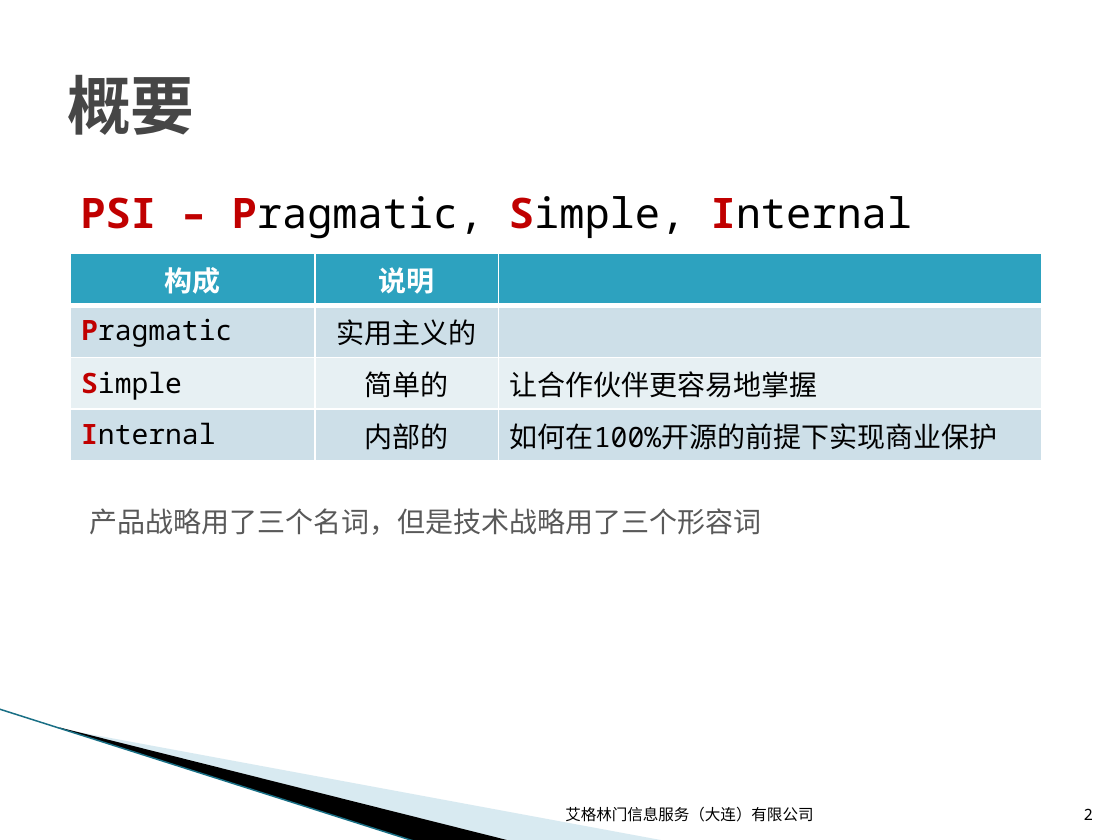
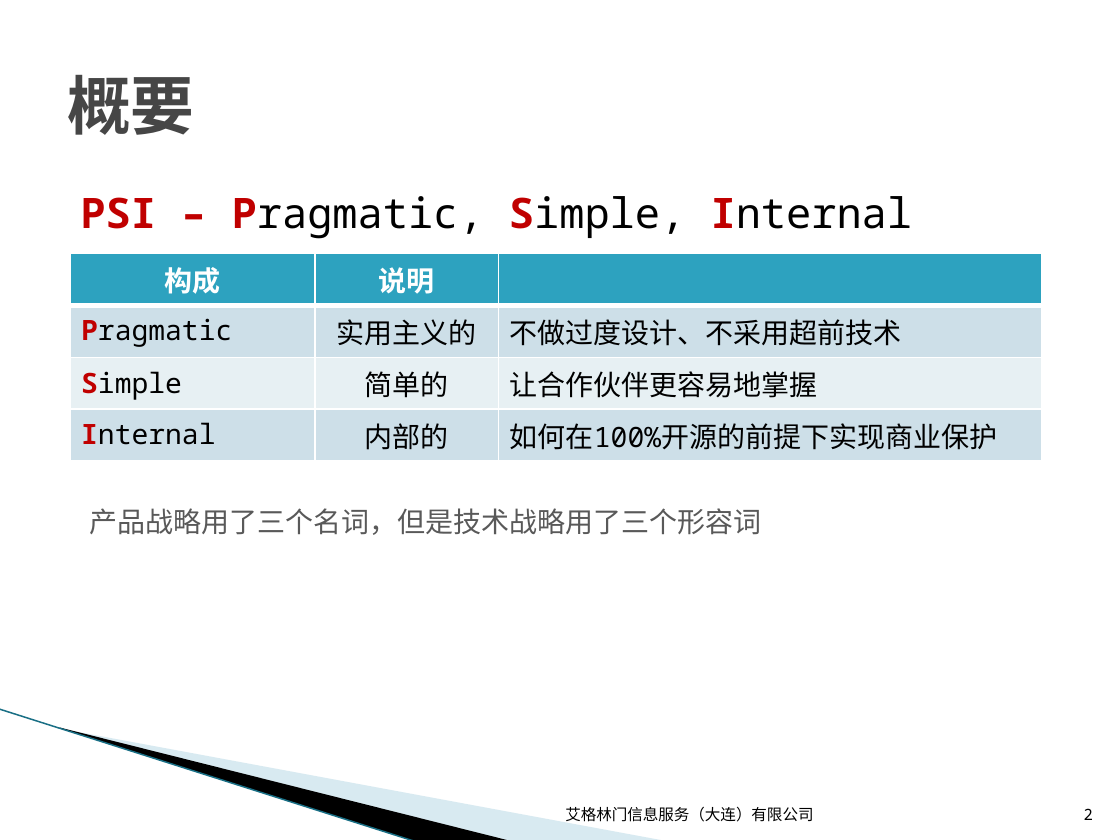
Before and after one commit to wuzhiping/PSI, a slide deck: slide 2 of doc/01 战略/PSI技术战略.pptx. Drawn at 1120x840 pixels with LibreOffice and Linux fonts; fonts in the diff are those of the drawing; background and template pictures are left out. Boxes give left, top, right and bottom in pixels: in the first picture for what was removed or moved away, otherwise in the second. Text is boxed around its words. In the diff, an @@ line names an element or a change of style, - is before the commit and + after.

Commit message:
文档 - PSI技术战略

```diff
--- a/doc/01 战略/PSI技术战略.pptx
+++ b/doc/01 战略/PSI技术战略.pptx
@@ table at (x1=69, y1=254, x2=1040, y2=454) @@
-row 2, column 3: 
+row 2, column 3: 不做过度设计、不采用超前技术
```
Also in this commit, not shown: 3 slides added.
